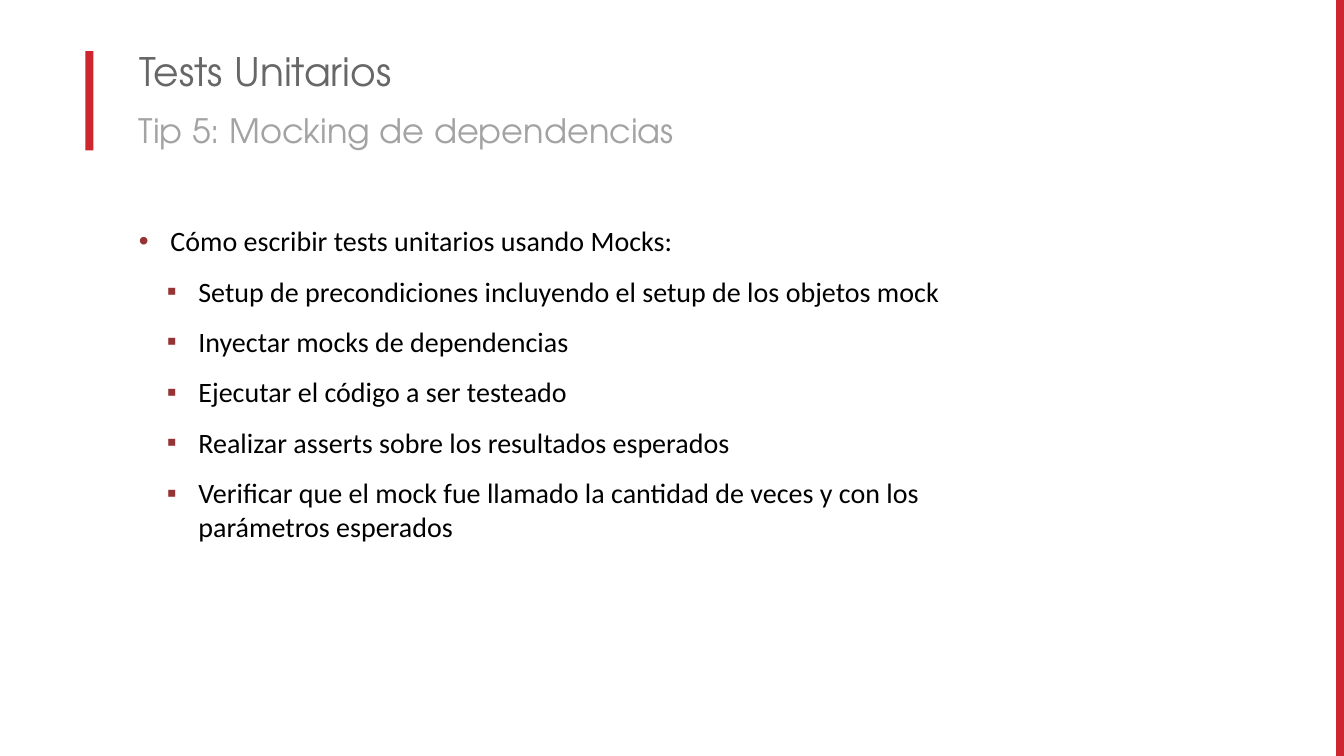
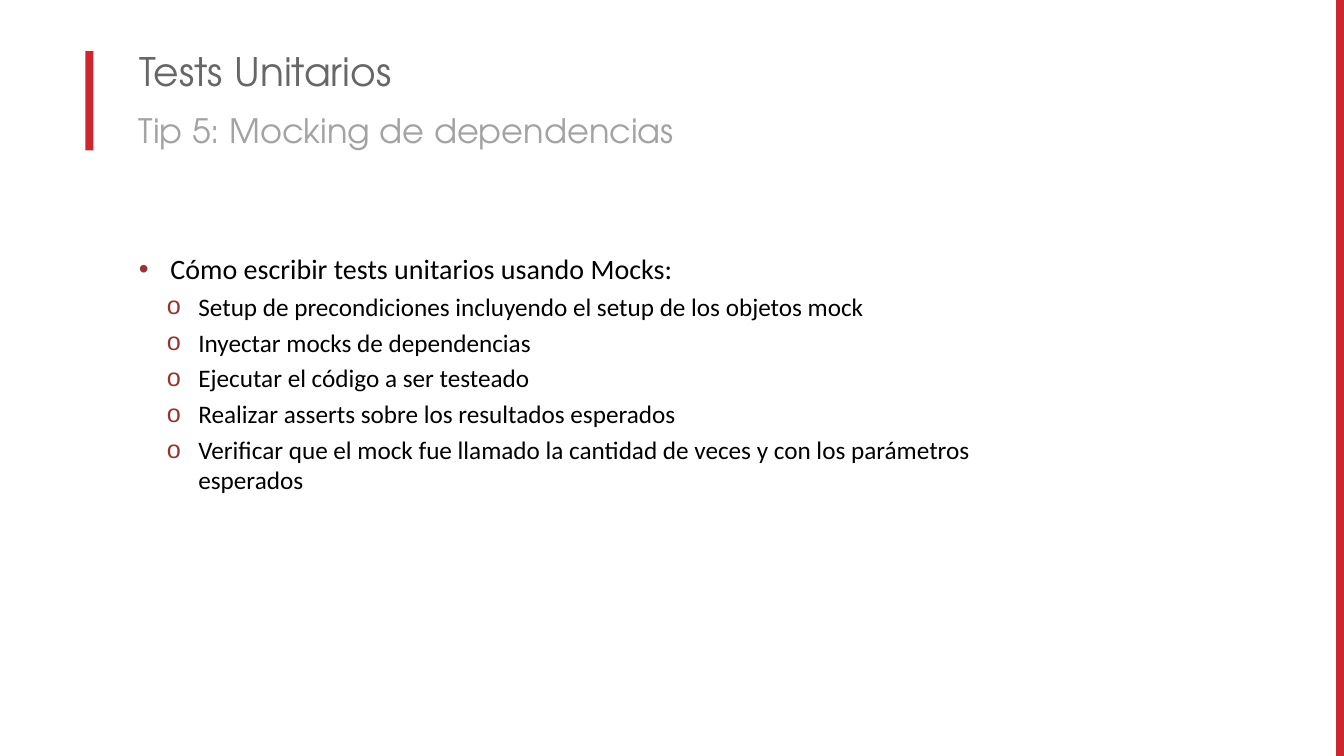
Before and after one commit to lgoldin/DesigningTestableApplications, a slide deck: slide 28 of MUG - Diseñando Aplicaciones Testeables.pptx. Drawn at 1344x756 pixels with LibreOffice and Linux fonts; fonts in the diff are those of the drawing; background and template pictures are left out. Boxes give left, top, right and bottom in pixels: in the first picture for what was removed or moved away, otherwise in the second. Text is boxed around its words. In the diff, an @@ line names an element or a change of style, - is before the commit and + after.

```diff
--- a/MUG - Diseñando Aplicaciones Testeables.pptx
+++ b/MUG - Diseñando Aplicaciones Testeables.pptx
@@ text "Cómo escribir tests unitarios usando ...": place and size @@
-text "Cómo escribir tests unitarios usando ..." at <box>170,231,939,542</box>
+text "Cómo escribir tests unitarios usando ..." at <box>170,259,969,493</box>
@@ text "Cómo escribir tests unitarios usando ..." at <box>170,259,969,493</box>: size 20 to 18 pt in "Setup de precondiciones incluyendo el setup de ...", "Inyectar mocks de dependencias", "Ejecutar el código a ser testeado", "Realizar asserts sobre los resultados esperados" and 1 more places; less space between paragraphs; bullet ▪ to o @@
```
Also in this commit, not shown: 33 other slides changed.
